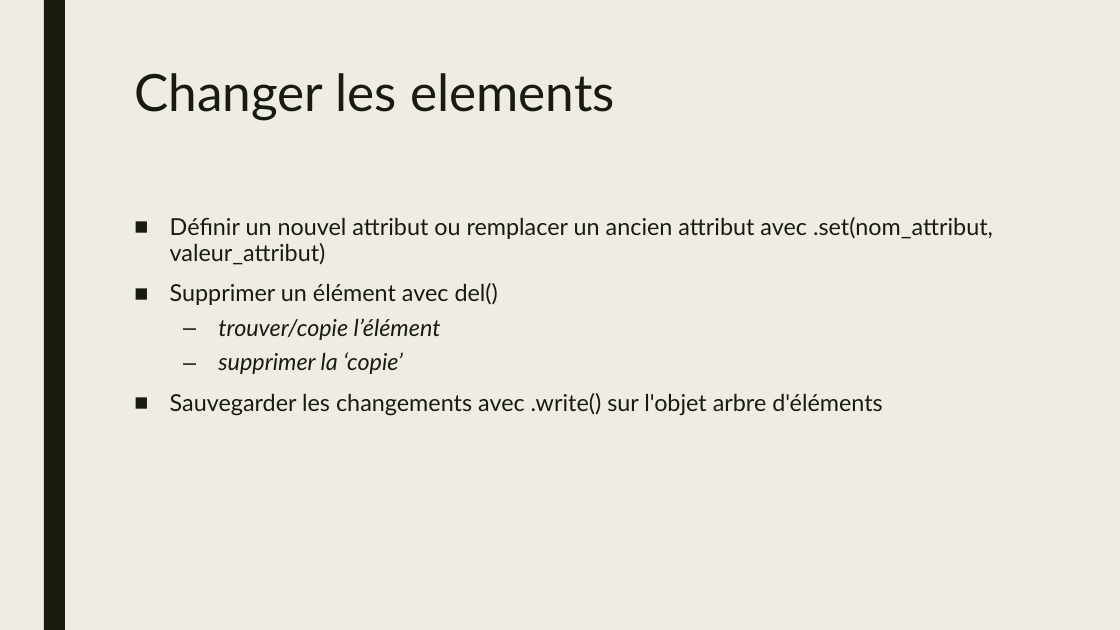
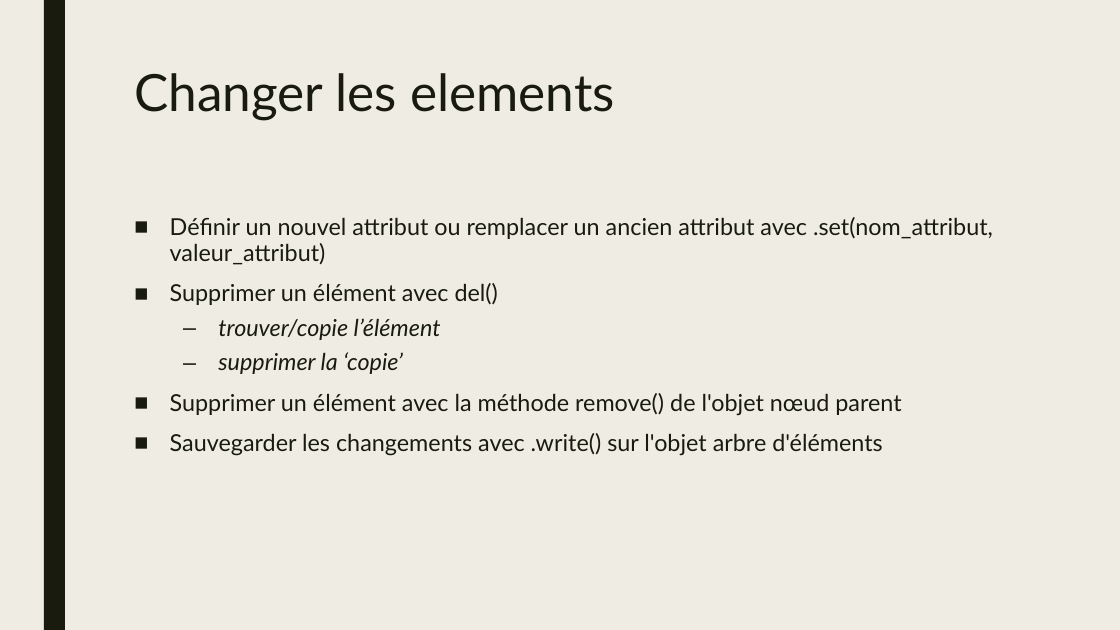
Before and after one commit to jamesgawley/xml, a slide deck: slide 9 of atelier_xml.pptx. Drawn at 1120x630 pixels with LibreOffice and Linux fonts; fonts in the diff are those of the drawing. Boxes give left, top, right and bottom in pixels: in the first picture for what was removed or moved away, otherwise in the second. Text is boxed around its words. In the diff, an @@ line names an element or a change of style, - is before the commit and + after.

```diff
--- a/atelier_xml.pptx
+++ b/atelier_xml.pptx
@@ text at (170,393,901,416): paragraph added @@
+■ Supprimer un élément avec la méthode remove() de l'objet nœud parent
```
Also in this commit, not shown: 1 other slide changed, 1 slide added, 1 other file.
